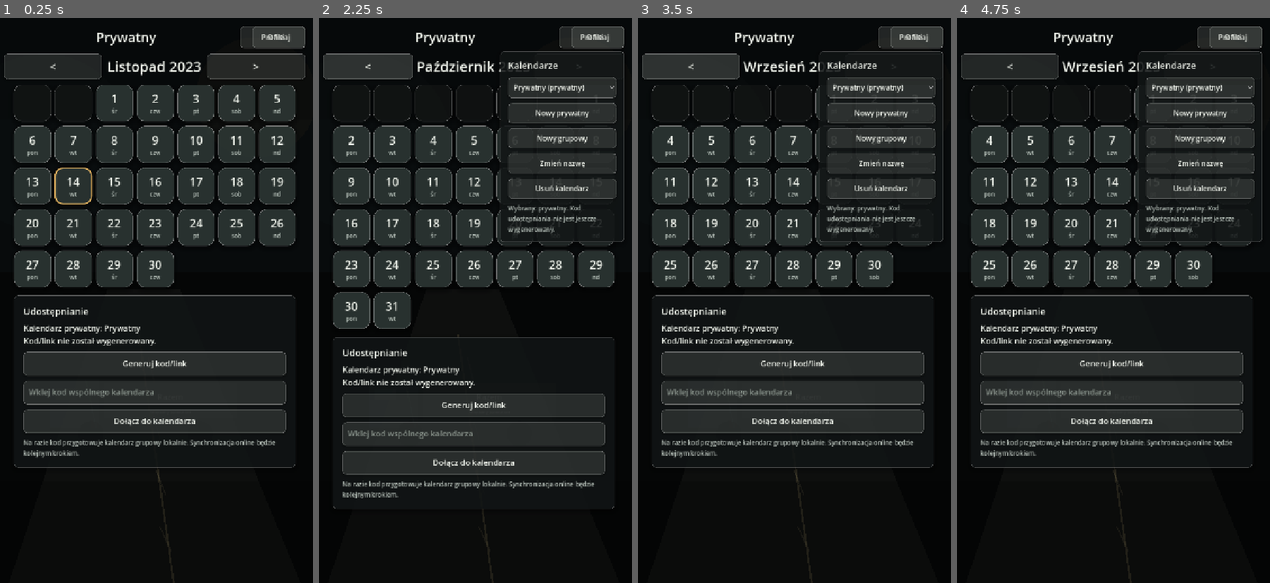
Above: before the commit, frames 1-4 (left to right).
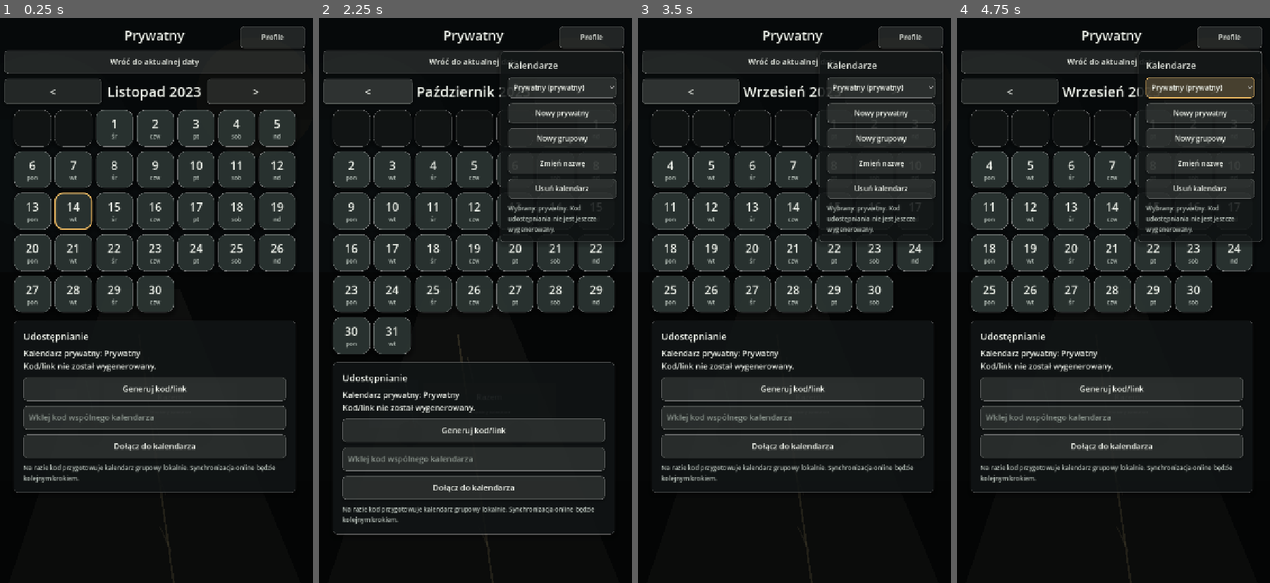
Above: after the commit, the same moments.

Repository: ElKlient/IDOL-Genesis
Game: Godot game, scene res://scenes/main.tscn
Two runs of this game, one before a commit and one after it. Both use one fixed random seed, a clock stepped at 60 frames per second and the inputs below.
Inputs (mouse positions are in pixels of both pictures, inside the frame that each line leads up to):
- Up to frame 1 (0.25 s): no input
- Up to frame 2 (2.25 s): click (597, 34) at 0.5 s, where only the run before the commit has a clickable "Dzisiaj"; click (472, 63) at 1.25 s, where only the run after the commit has a clickable "Wróć do aktualnej daty"; click "<" at 2 s
- Up to frame 3 (3.5 s): click "<" at 2.75 s
- Up to frame 4 (4.75 s): click ">" at 3.5 s; click (1154, 102) at 4.27 s

The runs differ from the first frame. In frame 1, 31% of the frame differs, in the area x 1-98%, y 1-84%; in frame 2, 27%; in frame 3, 26%; in frame 4, 27%.

Commit message:
Add shared calendar today button

Diff:
--- a/apps/wspolny-kalendarz/scripts/main.gd
+++ b/apps/wspolny-kalendarz/scripts/main.gd
@@ -157,15 +157,13 @@
 	calendar_name_label.horizontal_alignment = HORIZONTAL_ALIGNMENT_CENTER
 	header.add_child(calendar_name_label)
 
+	_add_profile_overlay()
+
 	var today_button := Button.new()
-	today_button.text = "Dzisiaj"
-	_prepare_control(today_button, 16, 50)
-	today_button.custom_minimum_size.x = 120
-	today_button.size_flags_horizontal = Control.SIZE_SHRINK_END
+	today_button.text = "Wróć do aktualnej daty"
+	_prepare_control(today_button, 18, 52)
 	_connect_tap(today_button, Callable(self, "_return_to_today"))
-	header.add_child(today_button)
-
-	_add_profile_overlay()
+	screen_root.add_child(today_button)
 
 	var nav := HBoxContainer.new()
 	nav.add_theme_constant_override("separation", 8)
